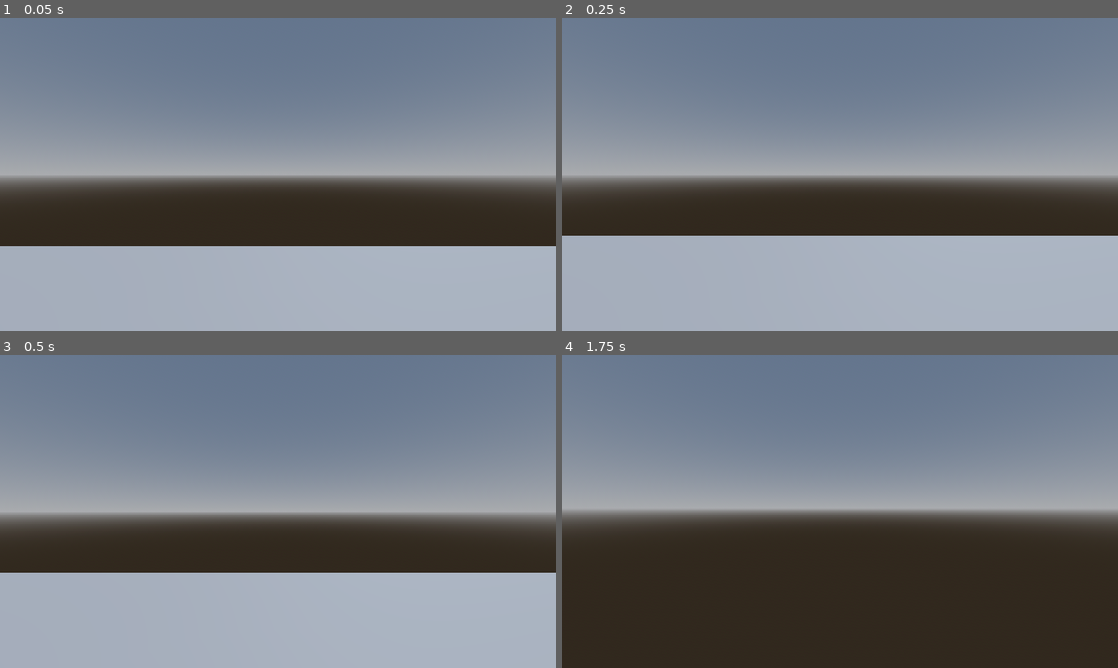
Above: before the commit, frames 1-4 (two rows, left to right).
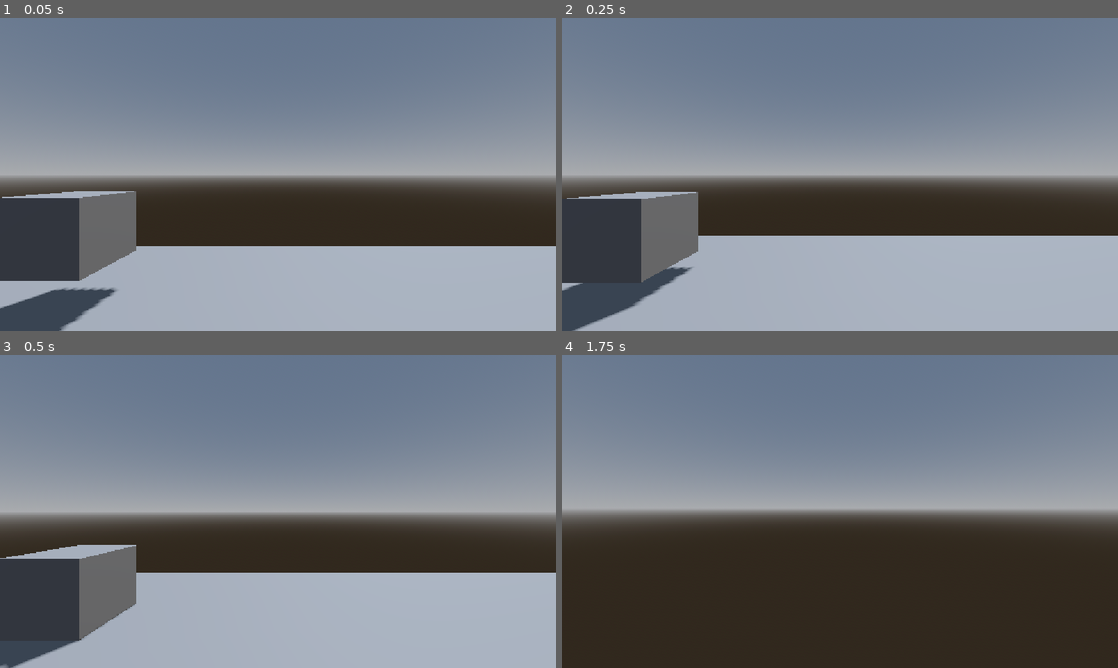
Above: after the commit, the same moments.

Repository: NBtheMC/PeeDACountdown
Game: Godot game, scene res://Scenes/interaction_test.tscn
The game is run twice, just before and just after one commit, with the same random seed, the same clock (stepped at 60 frames per second) and the same inputs. This scene is started directly instead of the project's main scene.
Inputs (mouse positions are in pixels of both pictures, inside the frame that each line leads up to):
- Up to frame 1 (0.05 s): no input
- Up to frame 2 (0.25 s): no input
- Up to frame 3 (0.5 s): no input
- Up to frame 4 (1.75 s): tap Enter (ui_accept) at 0.5, 0.77, 1.52 s; move the mouse to (867, 511) at 0.52 s; hold W (up) from 0.53 s (still down); move the mouse to (812, 511) at 1.27 s

The runs differ from the first frame. In frame 1, 8.0% of the frame differs, in the area x 0-25%, y 55-100%; in frame 2, 8.3%; in frame 3, 7.3%; in frame 4, nothing differs.

Commit message:
Update interaction_test.tscn

Diff:
--- a/pirate-panic/Scenes/interaction_test.tscn
+++ b/pirate-panic/Scenes/interaction_test.tscn
@@ -1,6 +1,7 @@
 [gd_scene format=3 uid="uid://b5dd5r48mb0sw"]
 
 [ext_resource type="PackedScene" uid="uid://dxue7rjdqqnho" path="res://Scenes/player/player.tscn" id="1_3g2aj"]
+[ext_resource type="Script" uid="uid://b5tq3he4t555u" path="res://Scenes/items/item.gd" id="2_3g2aj"]
 [ext_resource type="PackedScene" uid="uid://bm417dbu1c2o6" path="res://Misc/Interactable.tscn" id="2_u8qkv"]
 
 [sub_resource type="ProceduralSkyMaterial" id="ProceduralSkyMaterial_ss858"]
@@ -15,9 +16,9 @@
 sky = SubResource("Sky_dblfo")
 glow_enabled = true
 
-[sub_resource type="BoxShape3D" id="BoxShape3D_jvbdo"]
+[sub_resource type="BoxMesh" id="BoxMesh_jvbdo"]
 
-[sub_resource type="BoxMesh" id="BoxMesh_kmt4r"]
+[sub_resource type="BoxShape3D" id="BoxShape3D_kmt4r"]
 
 [node name="Node3D" type="Node3D" unique_id=1577513873]
 
@@ -37,14 +38,17 @@
 [node name="Player" parent="." unique_id=180760236 instance=ExtResource("1_3g2aj")]
 transform = Transform3D(1, 0, 0, 0, 1, 0, 0, 0, 1, 0, -0.2502519, 0)
 
-[node name="Box" type="StaticBody3D" parent="." unique_id=511325194]
-transform = Transform3D(1, 0, 0, 0, 1, 0, 0, 0, 1, 2.549923, 0, 0)
+[node name="Box" type="RigidBody3D" parent="." unique_id=70962879]
+transform = Transform3D(1, 0, 0, 0, 1, 0, 0, 0, 1, -2.8966665, 0.54033566, -2.9508104)
 collision_layer = 3
+script = ExtResource("2_3g2aj")
 
-[node name="CollisionShape3D" type="CollisionShape3D" parent="Box" unique_id=1496125465]
-shape = SubResource("BoxShape3D_jvbdo")
+[node name="MeshInstance3D" type="MeshInstance3D" parent="Box" unique_id=717409448]
+mesh = SubResource("BoxMesh_jvbdo")
 
-[node name="MeshInstance3D" type="MeshInstance3D" parent="Box" unique_id=1451966250]
-mesh = SubResource("BoxMesh_kmt4r")
+[node name="CollisionShape3D" type="CollisionShape3D" parent="Box" unique_id=1885438376]
+shape = SubResource("BoxShape3D_kmt4r")
 
 [node name="Interactable" parent="Box" unique_id=279760389 instance=ExtResource("2_u8qkv")]
+
+[connection signal="interacted" from="Box/Interactable" to="Box" method="_on_interactable_interacted"]
